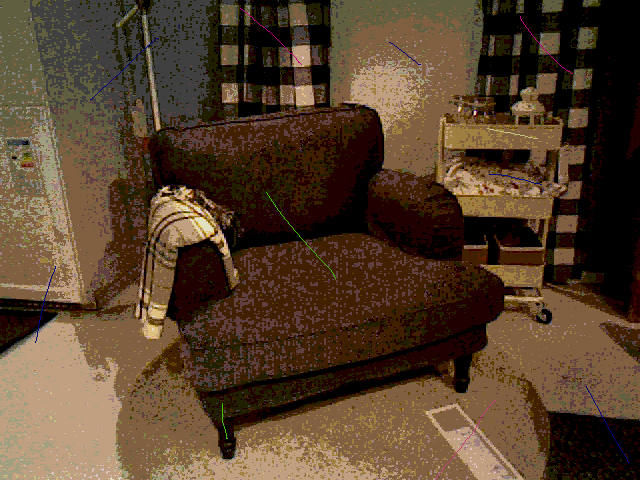
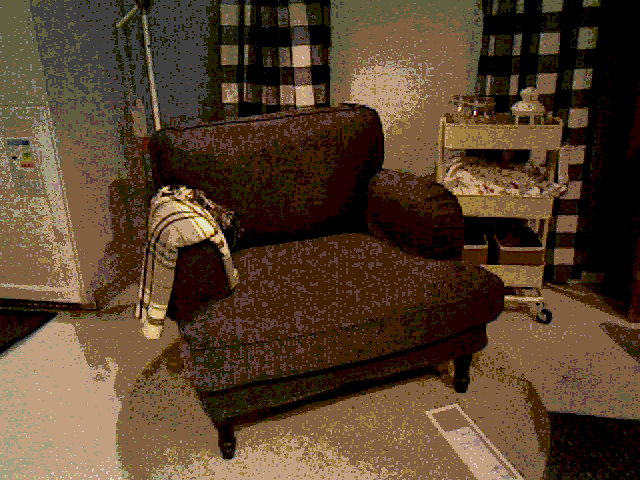
Comparing the layer stacks of the two 640 × 480 images. Changes:
removed layer "Layer #1" over [35, 8, 630, 480]
